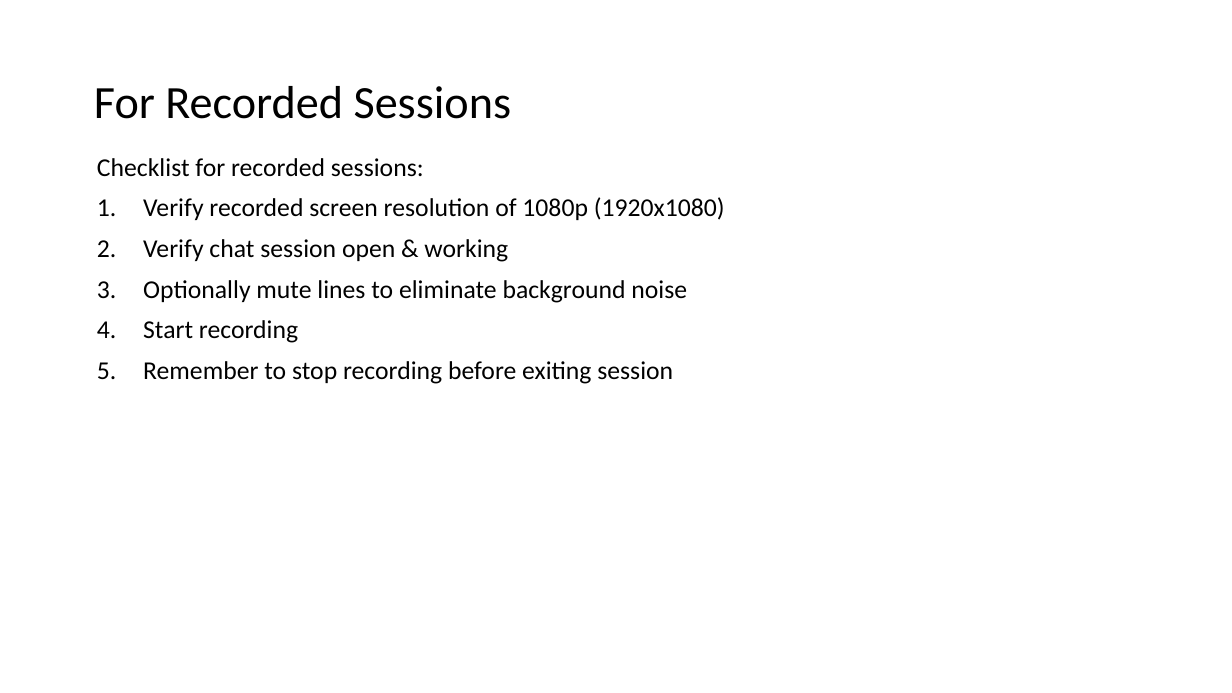
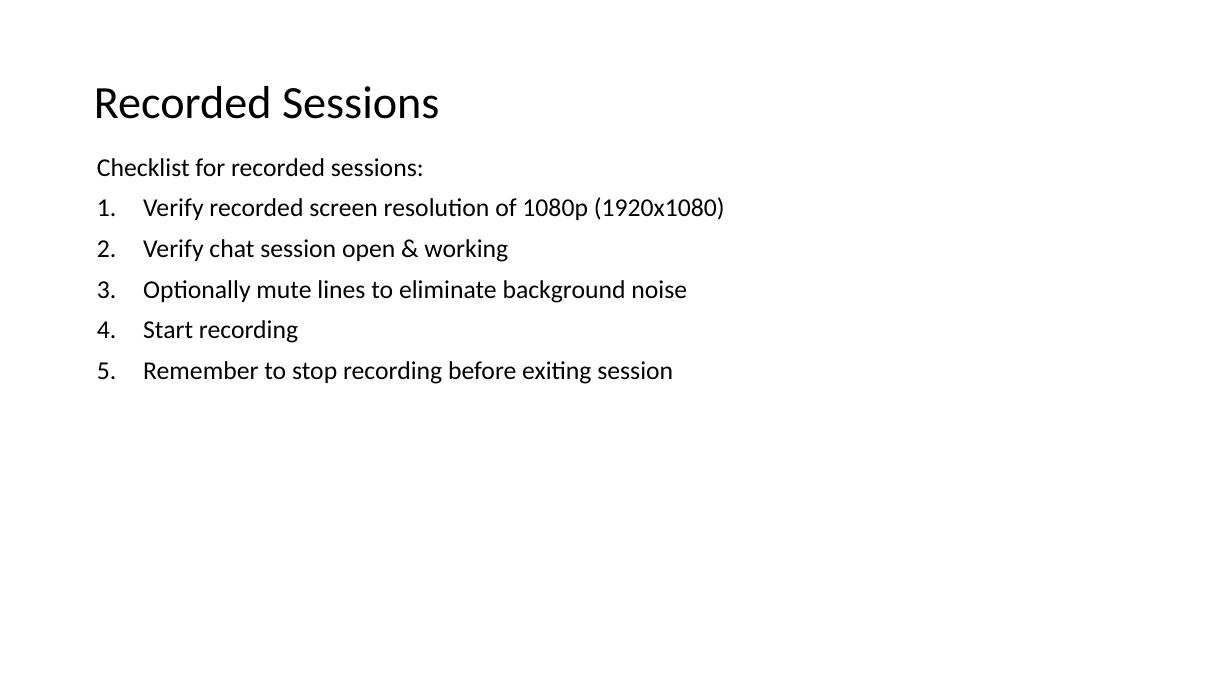
Before and after one commit to jamesbaptiste1/cpsc-24500-2019-01-spring-lt1, a slide deck: slide 2 of lecture-presentations/sprint-4.pptx. Drawn at 1232x693 pixels with LibreOffice and Linux fonts; fonts in the diff are those of the drawing. Boxes give left, top, right and bottom in pixels: in the first picture for what was removed or moved away, otherwise in the second. Text is boxed around its words. In the diff, an @@ line names an element or a change of style, - is before the commit and + after.

```diff
--- a/lecture-presentations/sprint-4.pptx
+++ b/lecture-presentations/sprint-4.pptx
@@ title at [94, 86, 440, 119]: text changed @@
-For Recorded Sessions
+Recorded Sessions
```
Also in this commit, not shown: 4 other slides changed, 6 slides added, 1 slide removed.
